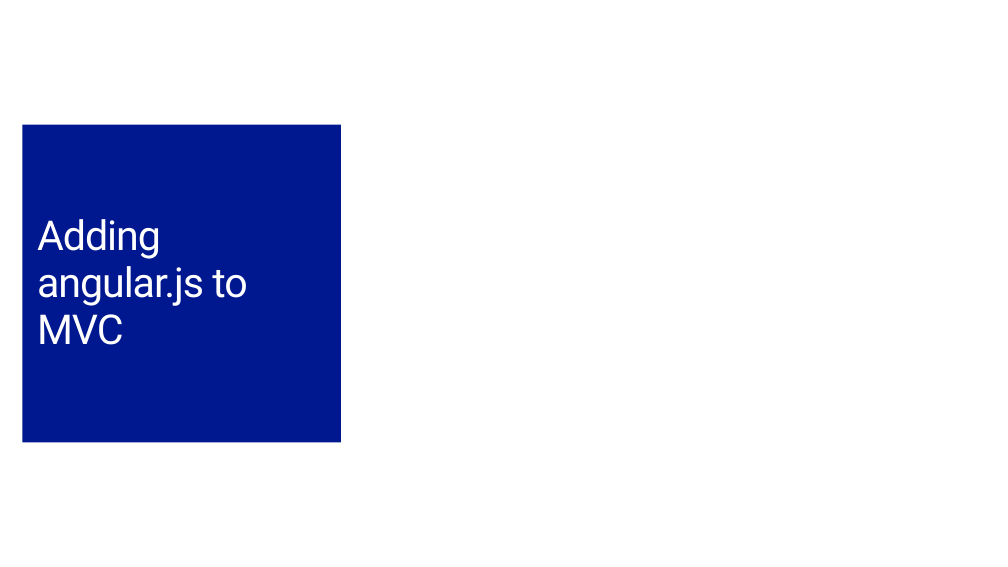
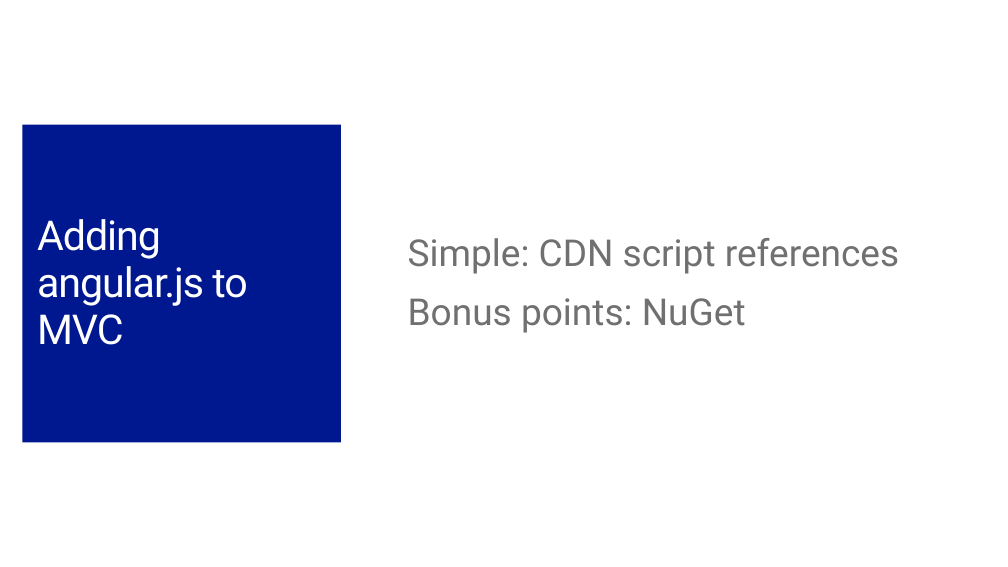
Before and after one commit to jongalloway/Angular-and-ASPNET-Build2014, a slide deck: slide 5 of AngularMTG/Slides/Building a Single Page Application with ASP.NET and Angular.js.pptx. Drawn at 1008x567 pixels with LibreOffice and Linux fonts; fonts in the diff are those of the drawing; background and template pictures are left out. Boxes give left, top, right and bottom in pixels: in the first picture for what was removed or moved away, otherwise in the second. Text is boxed around its words. In the diff, an @@ line names an element or a change of style, - is before the commit and + after.

```diff
--- a/AngularMTG/Slides/Building a Single Page Application with ASP.NET and Angular.js.pptx
+++ b/AngularMTG/Slides/Building a Single Page Application with ASP.NET and Angular.js.pptx
@@ text added at [408, 238, 899, 333], 36 pt, text #707070 @@
+Simple: CDN script references
+Bonus points: NuGet
```
Also in this commit, not shown: 1 other slide changed.
